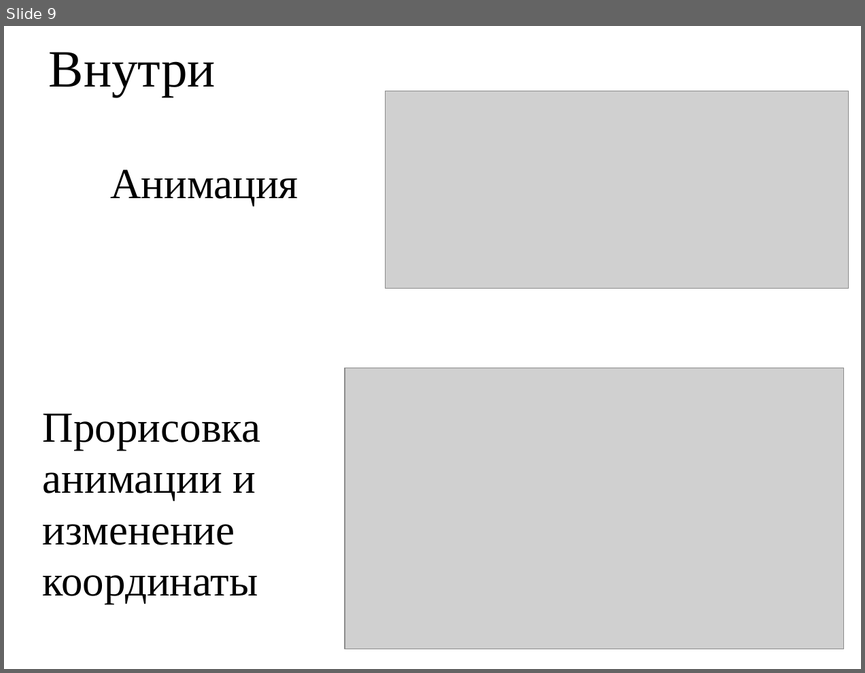
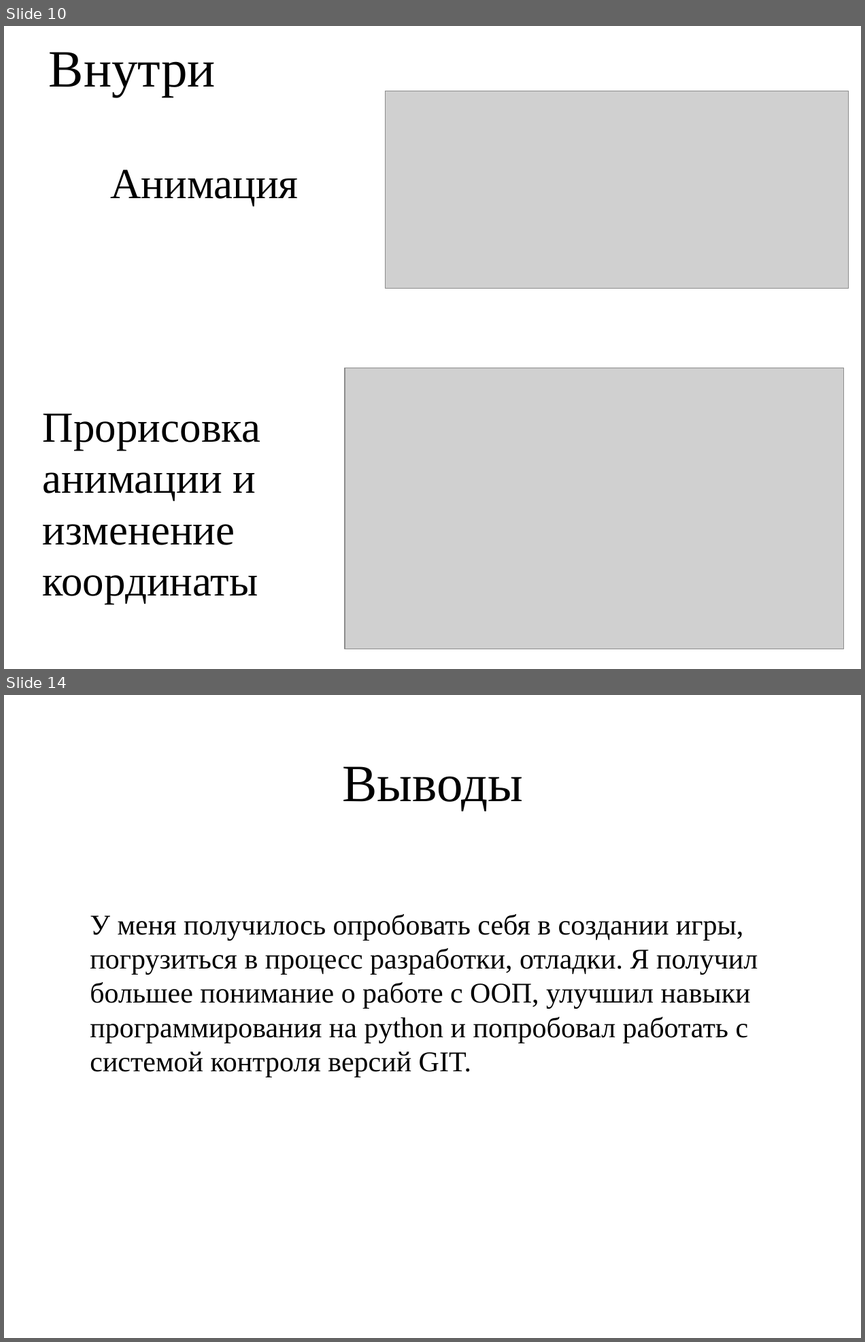
Before and after one commit to Arktoth/Cyber-Ravage, a slide deck: Cyber Ravage.pptx. Shown one above the other, each under a label of ours: slide 9 before the commit, slides 10 and 14 after it; the slides between them are not shown. The pictures are 865x673 and 865x1342 pixels, drawn with LibreOffice and Linux fonts; fonts in the diff are those of the drawing; grey boxes stand for pictures; background and template pictures are left out. Boxes give left, top, right and bottom in pixels: in the first picture for what was removed or moved away, otherwise in the second. Text is boxed around its words. In the diff, an @@ line names an element or a change of style, - is before the commit and + after.

```diff
--- a/Cyber Ravage.pptx
+++ b/Cyber Ravage.pptx
@@ slide 14 added at <box>4,695,861,1338</box>, background picture (left out) @@
@@ title added at <box>343,766,524,811</box>, 44 pt, text #000000 @@
+Выводы
@@ text added at <box>90,914,757,1077</box>, 24 pt, text #000000 @@
+У меня получилось опробовать себя в создании игры, погрузиться в процесс разработки, отладки. Я получил большее понимание о работе с ООП, улучшил навыки программирования на python и попробовал работать с системой контроля версий GIT.
@@ what was slide 9 is now slide 10 @@
```
Also in this commit, not shown: 1 slide changed, 4 other slides added.
